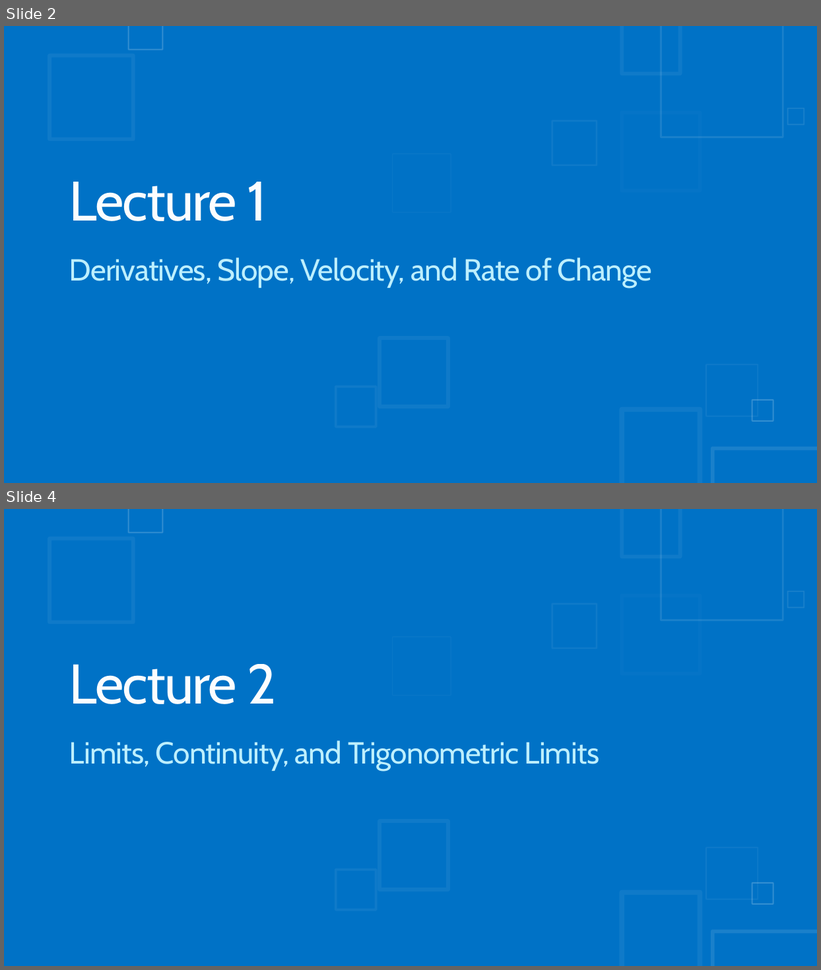
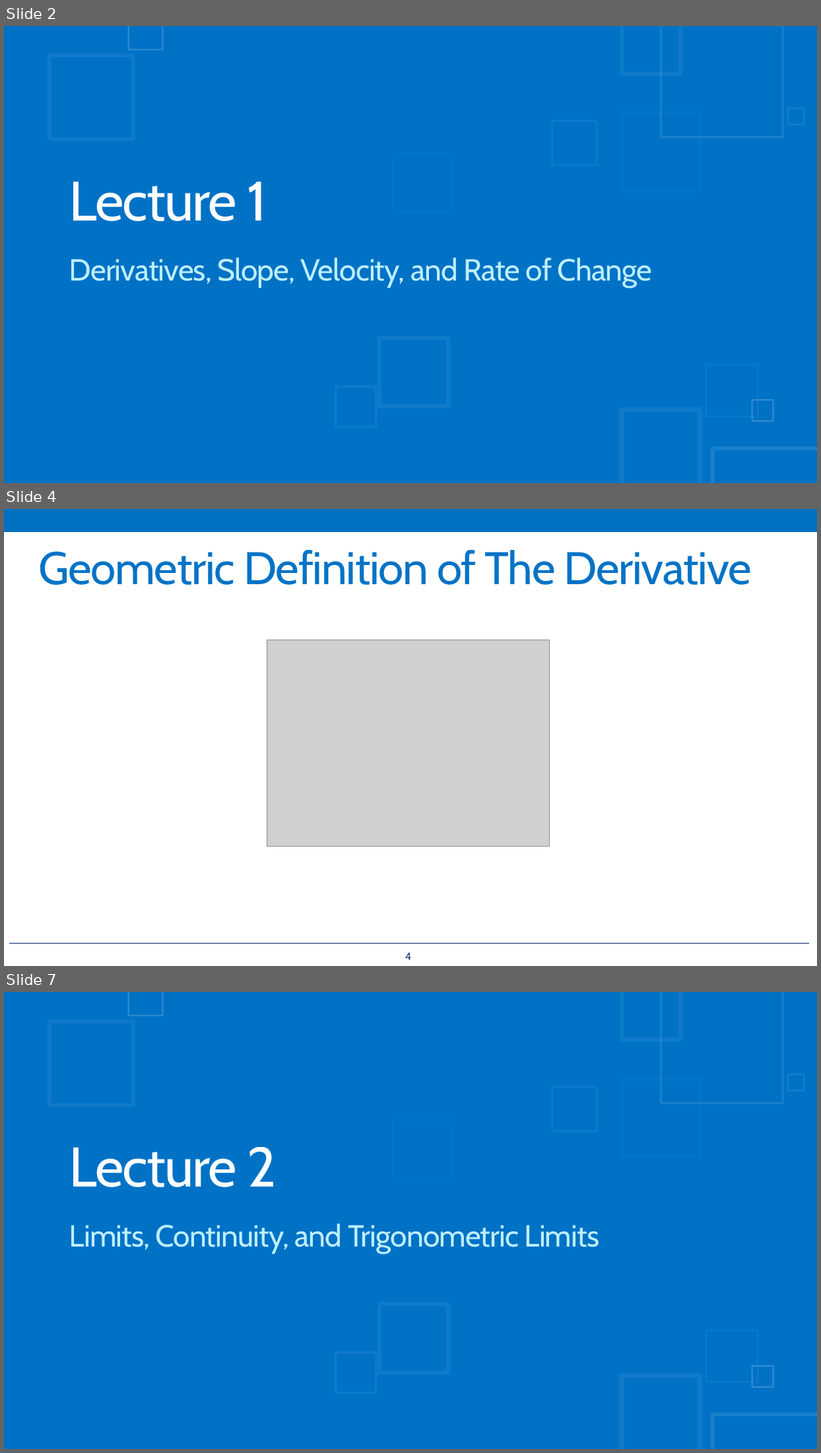
Before and after one commit to wlstjdpark/MLStudy, a slide deck: Artificial Intelligence and Machine Learning - 1st Study.pptx. Shown one above the other, each under a label of ours: slides 2 and 4 before the commit, slides 2, 4 and 7 after it; the slides between them are not shown. The pictures are 821x970 and 821x1453 pixels, drawn with LibreOffice and Linux fonts; fonts in the diff are those of the drawing; grey boxes stand for pictures. Boxes give left, top, right and bottom in pixels: in the first picture for what was removed or moved away, otherwise in the second. Text is boxed around its words. In the diff, an @@ line names an element or a change of style, - is before the commit and + after.

```diff
--- a/Artificial Intelligence and Machine Learning - 1st Study.pptx
+++ b/Artificial Intelligence and Machine Learning - 1st Study.pptx
@@ slide 4 added at <box>4,509,817,966</box>, background #FFFFFF @@
@@ rectangle added at <box>4,509,817,532</box>, fill #0070C0 @@
@@ title added at <box>38,550,752,585</box>, 54 pt, text #0072C6 @@
+Geometric Definition of The Derivative
@@ picture added at <box>267,640,549,847</box> @@
@@ line added from (10, 944) to (809, 944), #002060 1 pt @@
@@ page number added at <box>405,953,411,960</box>, 12 pt, text #002060 @@
+4
@@ what was slide 4 is now slide 7 @@
```
Also in this commit, not shown: 2 slides changed, 6 other slides added.
